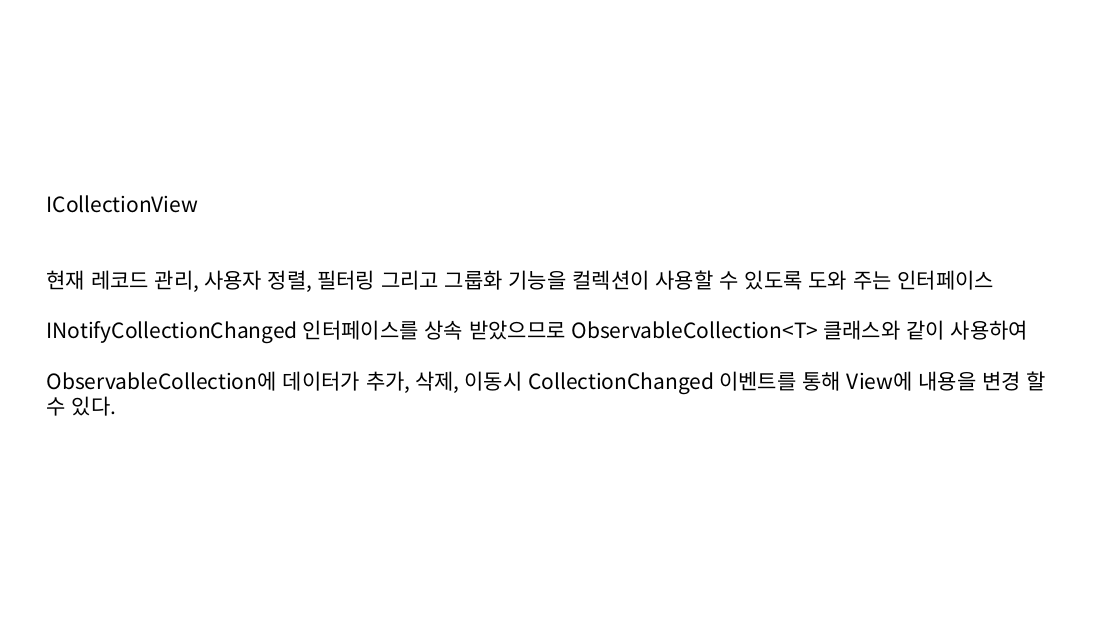
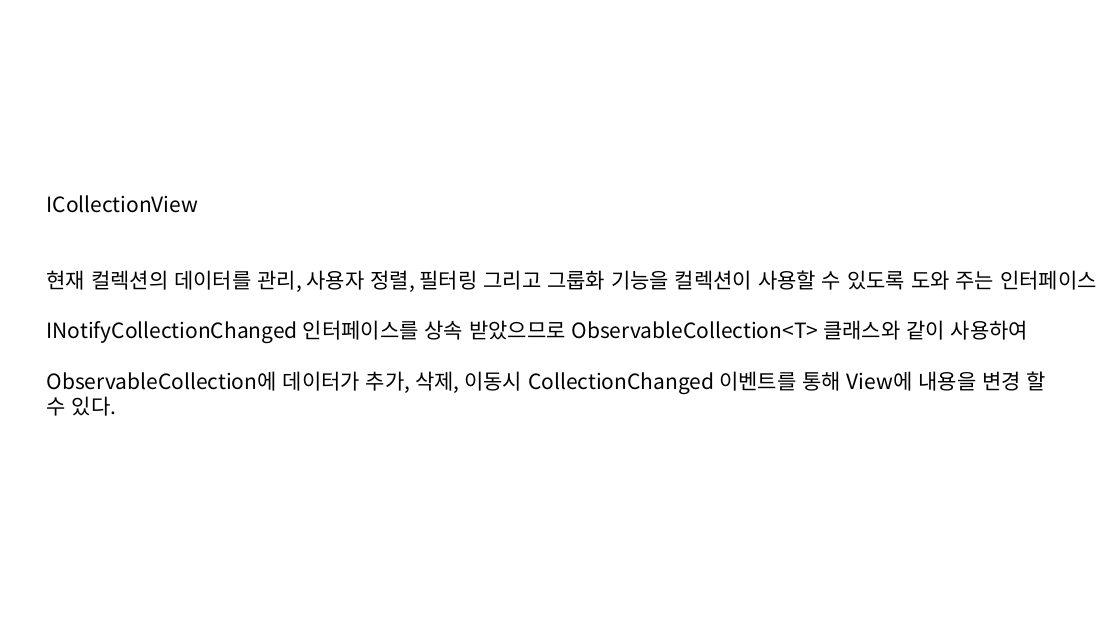
Before and after one commit to juniair/Summary-PPT, a slide deck: slide 2 of WPF.pptx. Drawn at 1120x630 pixels with LibreOffice and Linux fonts; fonts in the diff are those of the drawing. Boxes give left, top, right and bottom in pixels: in the first picture for what was removed or moved away, otherwise in the second. Text is boxed around its words. In the diff, an @@ line names an element or a change of style, - is before the commit and + after.

```diff
--- a/WPF.pptx
+++ b/WPF.pptx
@@ text at bbox=[47, 270, 1097, 292]: text changed @@
-현재 레코드 관리, 사용자 정렬, 필터링 그리고 그룹화 기능을 컬렉션이 사용할 수 있도록 도와 주는 인터페이스
+현재 컬렉션의 데이터를 관리, 사용자 정렬, 필터링 그리고 그룹화 기능을 컬렉션이 사용할 수 있도록 도와 주는 인터페이스
```
Also in this commit, not shown: 1 other file.
